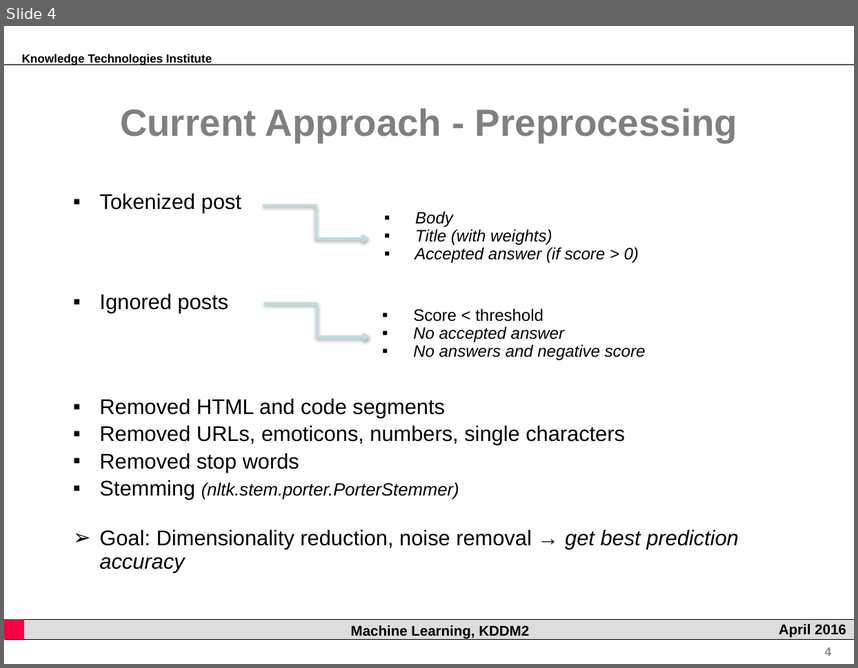
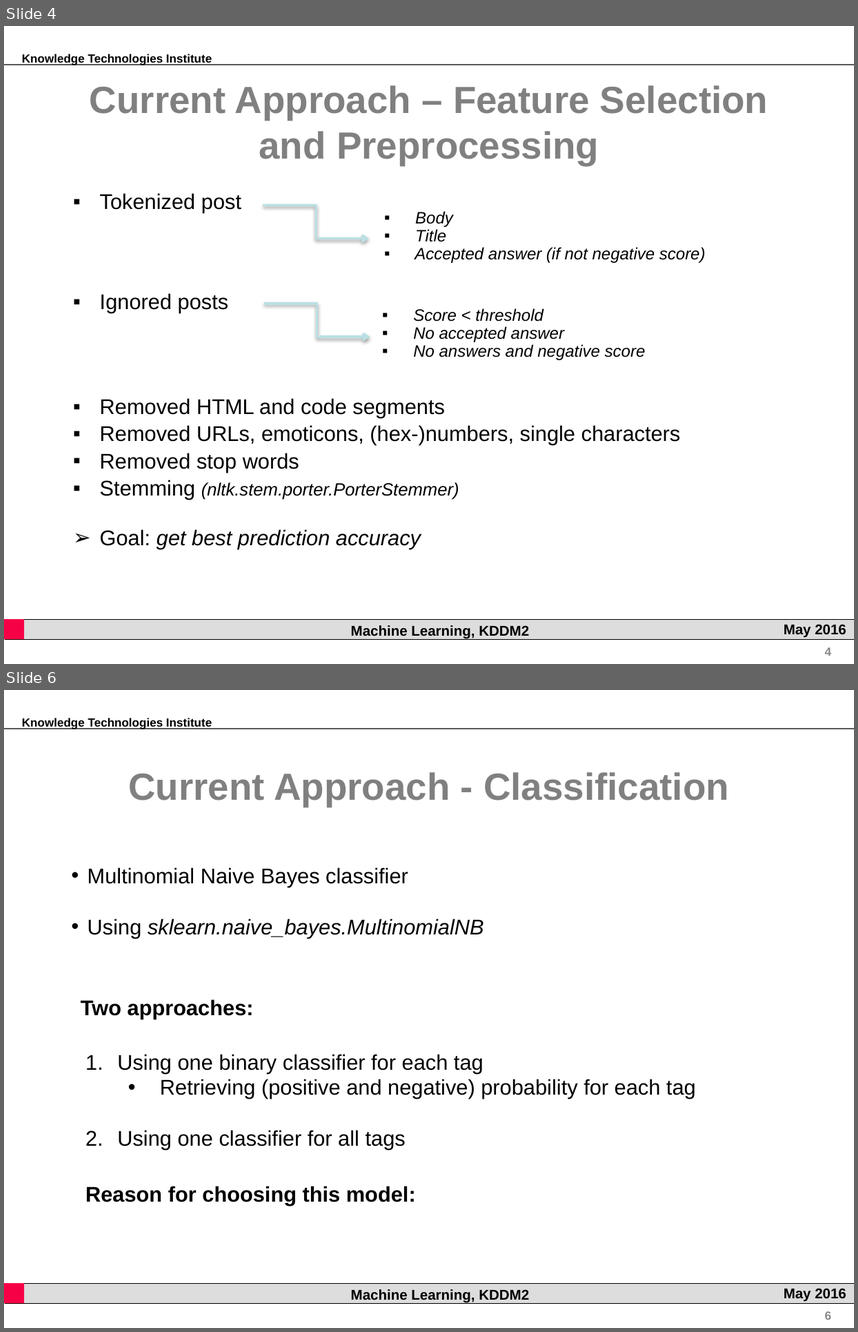
Before and after one commit to rsamer/MLSE, a slide deck: presentation/interim/Presentation.pptx. Shown one above the other, each under a label of ours: slide 4 before the commit, slides 4 and 6 after it; the slides between them are not shown. The pictures are 858x668 and 858x1332 pixels, drawn with LibreOffice and Linux fonts; fonts in the diff are those of the drawing; background and template pictures are left out. Boxes give left, top, right and bottom in pixels: in the first picture for what was removed or moved away, otherwise in the second. Text is boxed around its words. In the diff, an @@ line names an element or a change of style, - is before the commit and + after.

```diff
--- a/presentation/interim/Presentation.pptx
+++ b/presentation/interim/Presentation.pptx
@@ slide 6 added at bbox=[4, 690, 854, 1328], background #FFFFFF; not listed: 7 template elements that a slide beside it also shows @@
@@ text added at bbox=[128, 772, 729, 807], 32 pt, text #808080, bold @@
+Current Approach - Classification
@@ text added at bbox=[87, 867, 484, 938], 18 pt, text #000000 @@
+• Multinomial Naive Bayes classifier
+• Using sklearn.naive_bayes.MultinomialNB
@@ text added at bbox=[81, 999, 254, 1019], 18 pt, text #000000, bold @@
+Two approaches:
@@ text added at bbox=[117, 1054, 696, 1150], 18 pt, text #000000 @@
+1. Using one binary classifier for each tag
+  • Retrieving (positive and negative) probability for each tag
+2. Using one classifier for all tags
@@ text added at bbox=[85, 1185, 416, 1205], 18 pt, text #000000, bold @@
+Reason for choosing this model:
@@ slide 4 changed as well @@
@@ text at bbox=[90, 85, 768, 165]: text changed @@
-Current Approach - Preprocessing
+Current Approach – Feature Selection and Preprocessing
@@ text at bbox=[415, 229, 706, 263]: text changed @@
-▪ Title (with weights)
-▪ Accepted answer (if score > 0)
+▪ Title
+▪ Accepted answer (if not negative score)
@@ text at bbox=[413, 308, 544, 321]: italic on in "Score < threshold" @@
@@ text at bbox=[100, 425, 681, 445]: text changed @@
-▪ Removed URLs, emoticons, numbers, single characters
+▪ Removed URLs, emoticons, (hex-)numbers, single characters
@@ text at bbox=[100, 529, 421, 549]: text changed; italic on @@
-➢ Goal: Dimensionality reduction, noise removal → get best prediction accuracy
+➢ Goal: get best prediction accuracy
@@ text in rectangle at bbox=[784, 624, 846, 637]: text changed @@
-April 2016
+May 2016
```
Also in this commit, not shown: 11 other slides changed, 1 other slide added, 1 slide removed.
